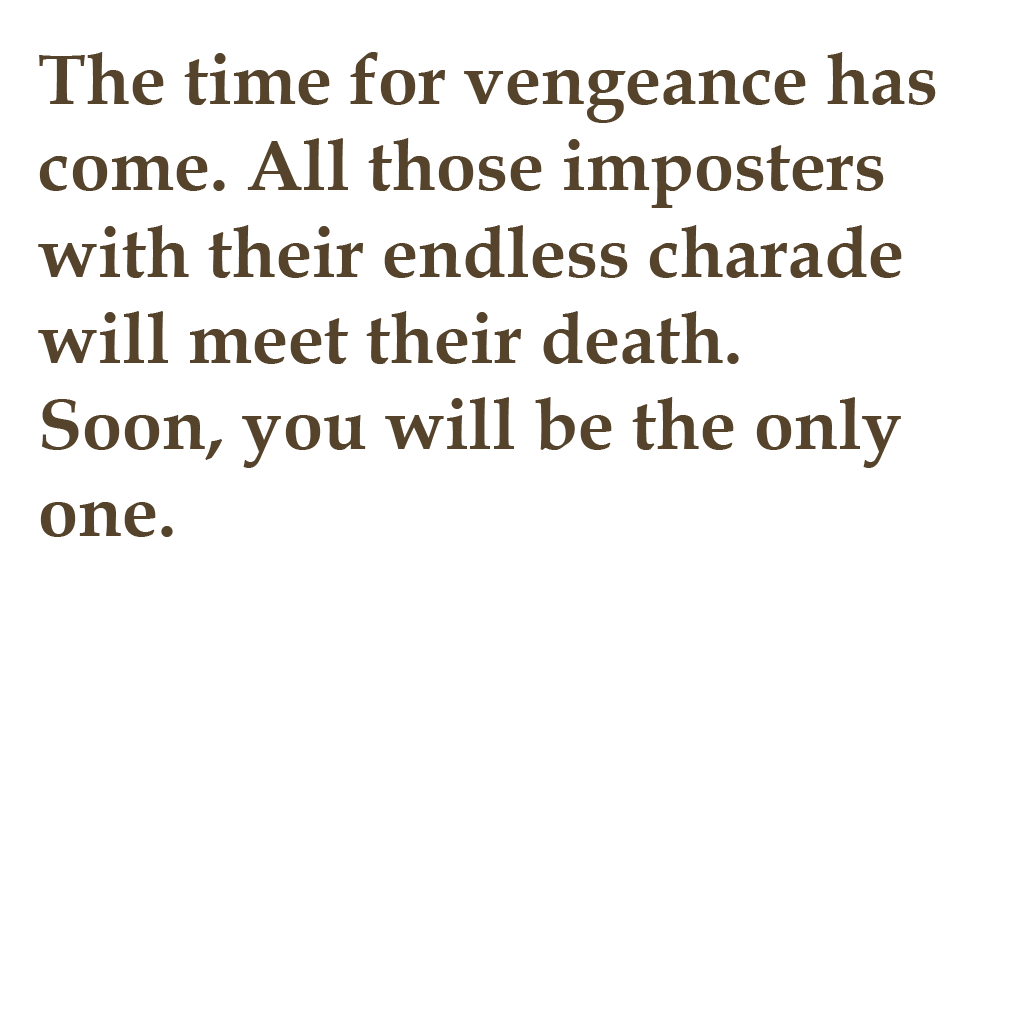
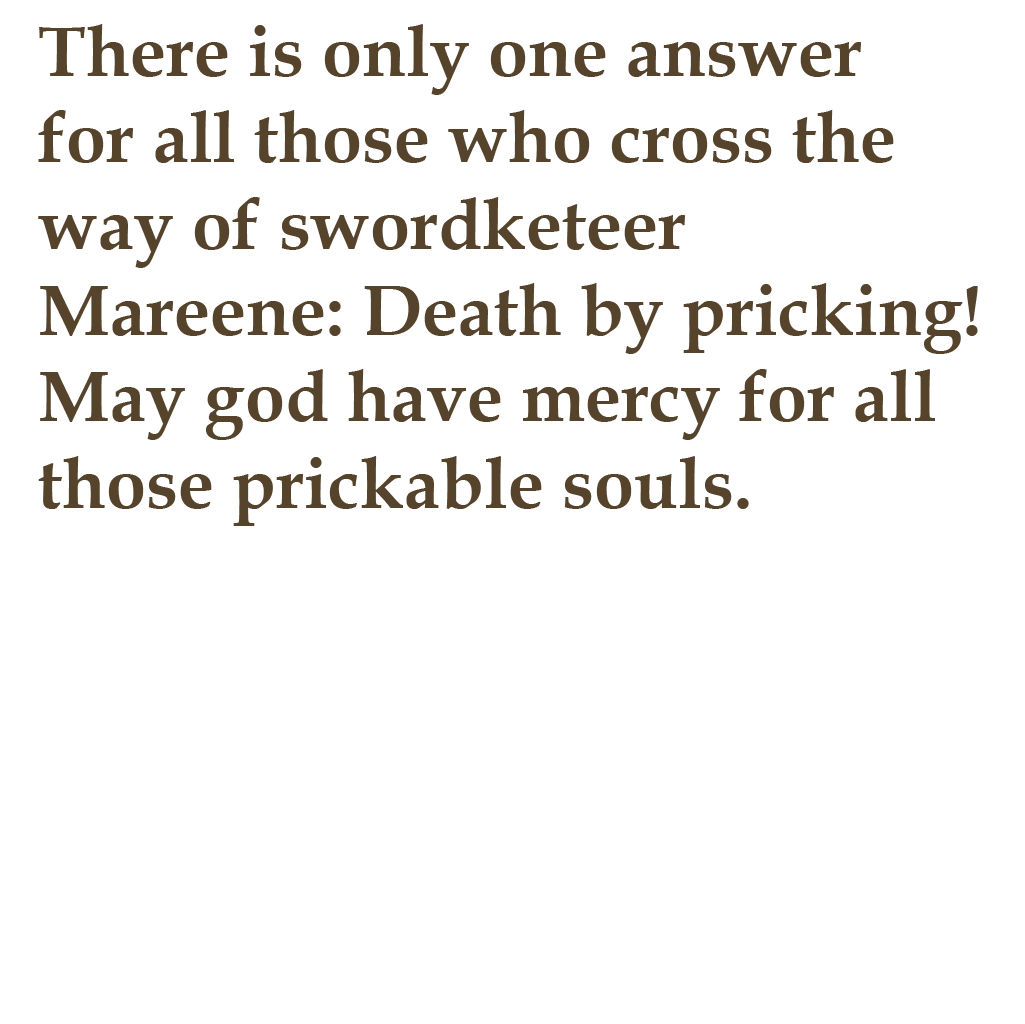
The second (1025, 1024) image is a revision of the first. Changes to its layers:
renamed "The time for vengeance has come. All those imposters with their" to "There is only one answer for all those who cross the way of swo", painted on it over [38,24,978,537]
